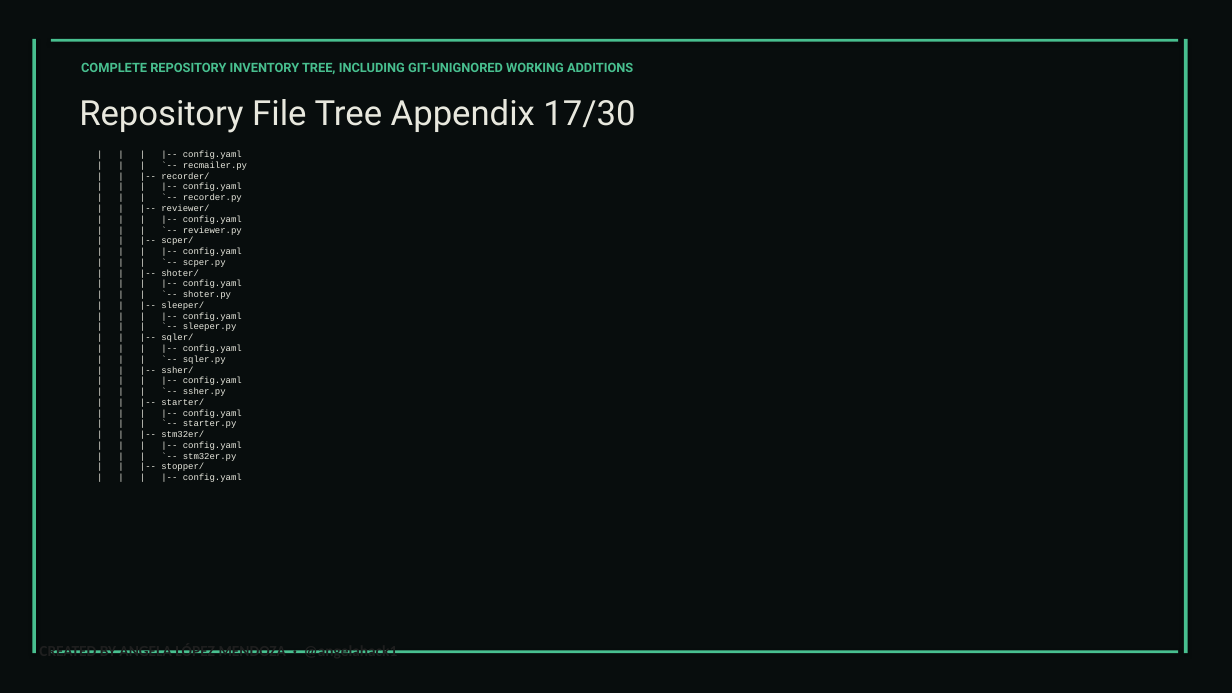
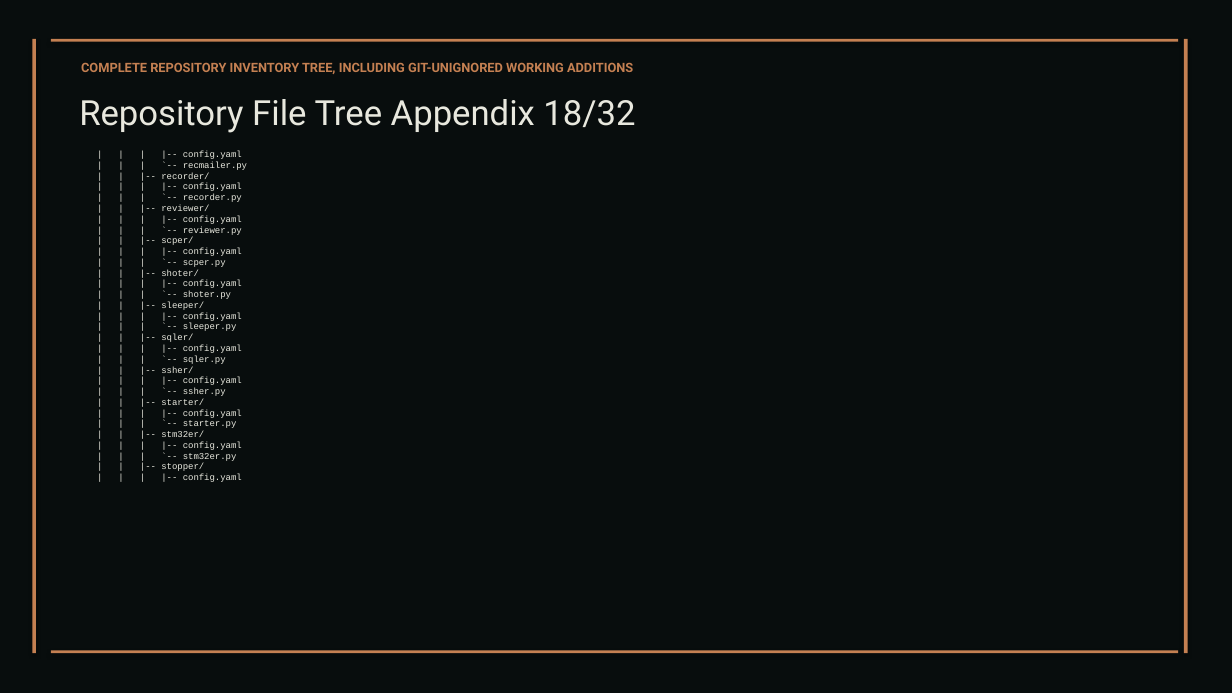
Before and after one commit to XAIHT/Tlamatini, a slide deck: slide 97 of Tlamatini_eXtended_Artificial_Intelligence_Humanly_Tempered.pptx (slide 98 before the commit). Drawn at 1232x693 pixels with LibreOffice and Linux fonts; fonts in the diff are those of the drawing. Boxes give left, top, right and bottom in pixels: in the first picture for what was removed or moved away, otherwise in the second. Text is boxed around its words. In the diff, an @@ line names an element or a change of style, - is before the commit and + after.

```diff
--- a/Tlamatini_eXtended_Artificial_Intelligence_Humanly_Tempered.pptx
+++ b/Tlamatini_eXtended_Artificial_Intelligence_Humanly_Tempered.pptx
@@ text "COMPLETE REPOSITORY INVENTORY TREE, INCLUDING ..." at box(81, 62, 633, 74): text colour #48BF8F to #C48052 @@
@@ text at box(79, 99, 635, 133): text changed @@
-Repository File Tree Appendix 17/30
+Repository File Tree Appendix 18/32
@@ text removed at box(39, 650, 397, 653) @@
-CREATED BY ANGELA LÓPEZ MENDOZA · @angelahack1
@@ fill #48BF8F to #C48052 in 4 elements at box(32, 39, 36, 653), box(1184, 39, 1188, 653), box(51, 39, 1178, 42), box(51, 651, 1178, 653) @@
```
Also in this commit, not shown: 109 other slides changed, 2 slides added, 2 slides removed, 1 other file.
